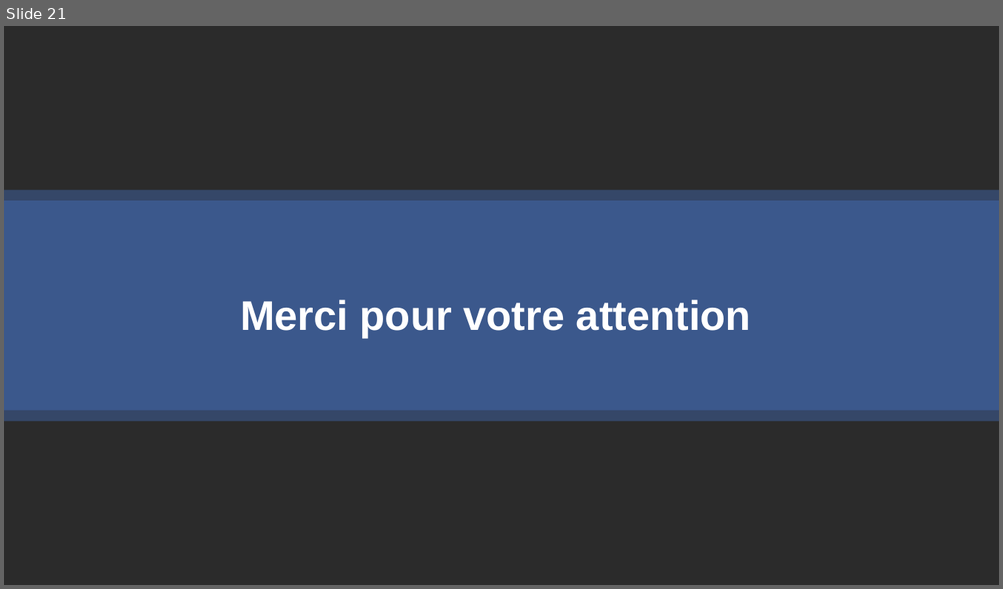
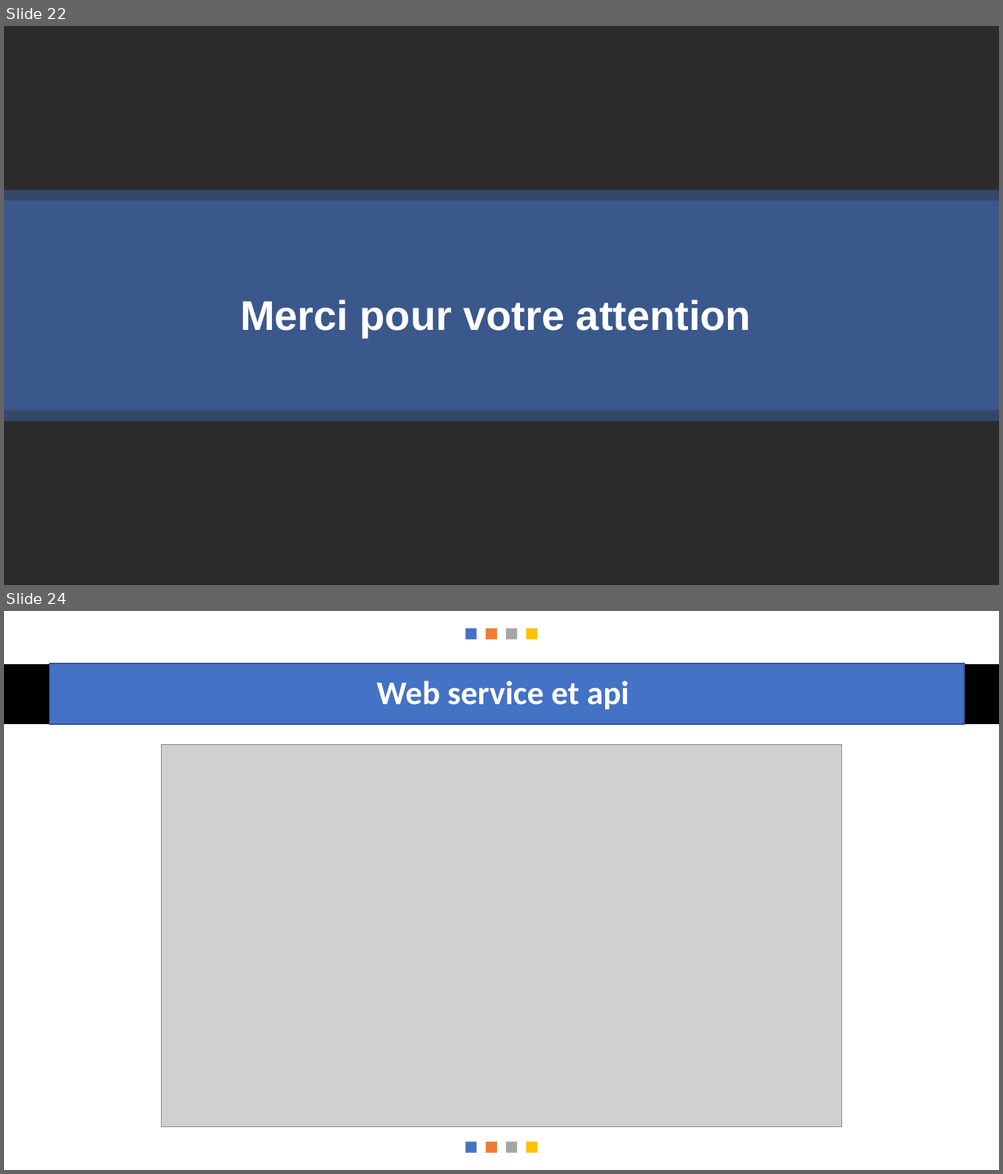
Before and after one commit to messaoudibrahim/Memoire, a slide deck: DIAPO/Présentation.pptx. Shown one above the other, each under a label of ours: slide 21 before the commit, slides 22 and 24 after it; the slides between them are not shown. The pictures are 1003x589 and 1003x1174 pixels, drawn with LibreOffice and Linux fonts; fonts in the diff are those of the drawing; grey boxes stand for pictures; background and template pictures are left out; a plain dark background stands for a picture behind light text. Boxes give left, top, right and bottom in pixels: in the first picture for what was removed or moved away, otherwise in the second. Text is boxed around its words. In the diff, an @@ line names an element or a change of style, - is before the commit and + after.

```diff
--- a/DIAPO/Présentation.pptx
+++ b/DIAPO/Présentation.pptx
@@ slide 24 added at (4,611,999,1170), background #FFFFFF @@
@@ group added at (465,628,538,639): 4 rectangles @@
@@ rectangle added at (4,664,999,724), fill #000000 @@
@@ rectangle added at (50,664,965,723), fill #4472C4, outline #325491 1 pt, 32 pt, text #FFFFFF, bold @@
+Web service et api
@@ picture added at (162,744,841,1128) @@
@@ group added at (465,1142,538,1153): 4 rectangles @@
@@ what was slide 21 is now slide 22 @@
```
Also in this commit, not shown: 2 slides changed, 4 other slides added, 5 other files.
